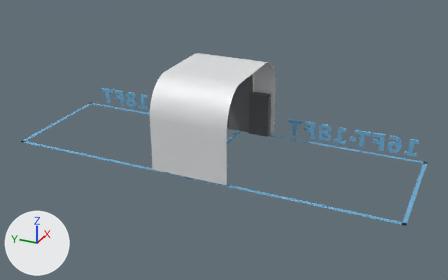
Renders of the glTF model public/colibri-xl-cover.glb from each side of a commit.
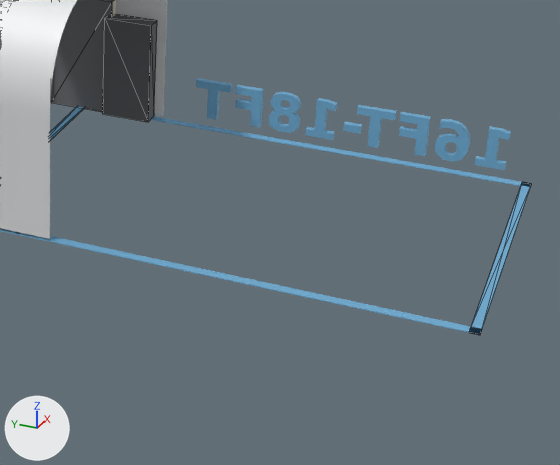
The first picture shows the older version from a camera (50 mm lens) standing at (-16.74, -1.36, 8.85) and looking at (-0.26, 6.06, 0.61). The close-ups show the older and then the newer version on the part from 46% to 98% of the width and 31% to 100% of the height of that picture. Only the edits that show in the close-ups are written down. Arrows for +X, +Y and +Z are at lower left; the lights stay in place. The close-ups show mesh edges as thin lines.

In view in the first close-up: 'arch_shell', 'label_near_end', 'lane_left', 'lane_near_end', 'lane_right', 'sun_cover', 'wing_1' and 2 more.
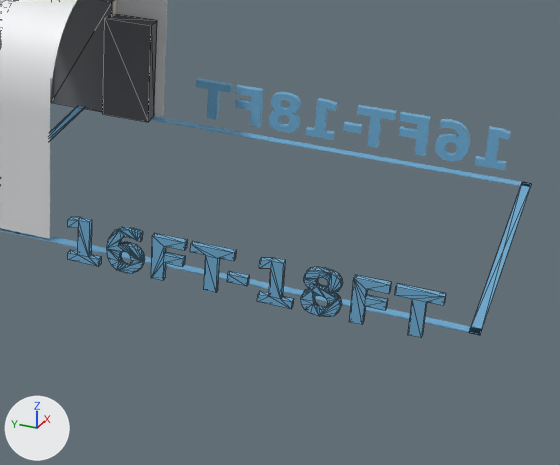
The newer file is also turned or shifted as a whole; pictures and numbers use the older file's frame.

Location of each change, [x1, y1, x2, y2] in pixels of the close-ups (560 x 465 px):
'label_near_end_other_side', added (blue): after [68, 217, 446, 338]

Diff of the bpy script that builds the scene:
```diff
--- a/public/colibri-xl-cover.glb.py
+++ b/public/colibri-xl-cover.glb.py
@@ me_label_near_end_other_side @@
+me_label_near_end_other_side.from_pydata(...)  # 350 vertices, 676 faces; spans x -2.37..-2.29, y -6.04..-1.64, z 0.0..0.59
+me_label_near_end_other_side.materials.append(mat_material_5)  # blue #76b4db
@@ ob_label_near_end_other_side @@
+ob_label_near_end_other_side = bpy.data.objects.new('label_near_end_other_side', me_label_near_end_other_side)
+ob_label_near_end_other_side.location = (0.0, 6.43, 0.0)
```
